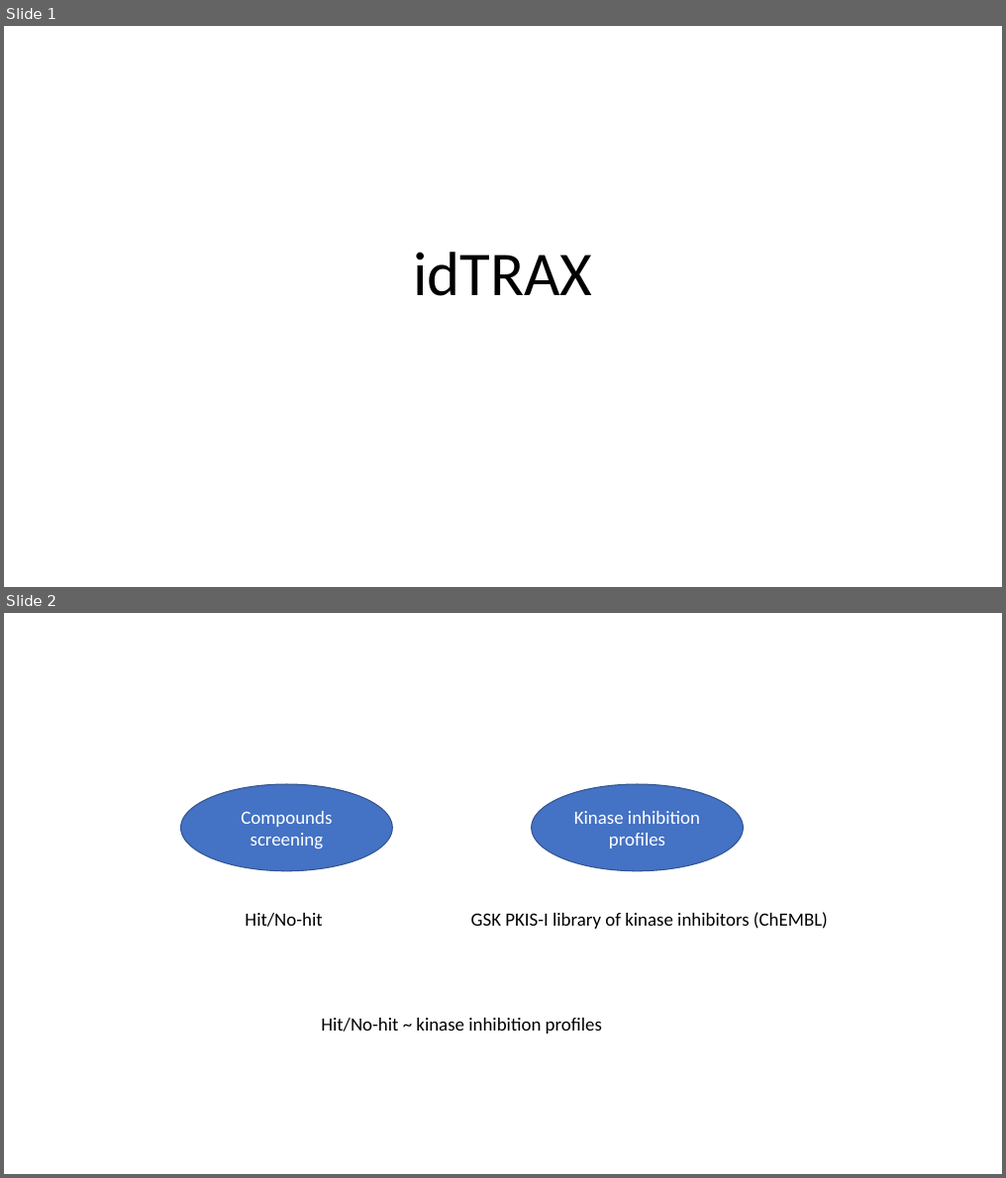
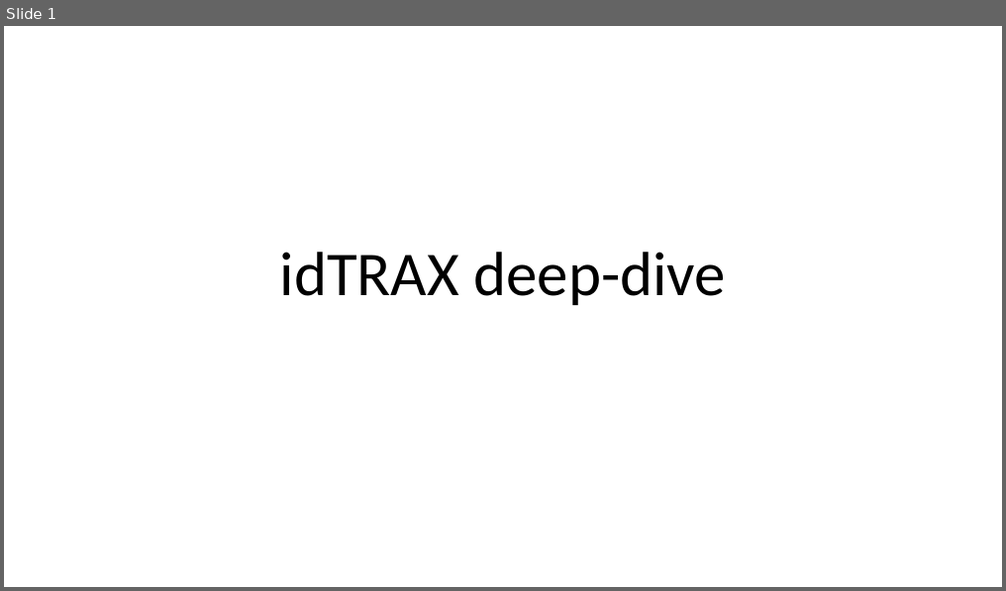
Before and after one commit to xulong82/idTRAX, a slide deck: idTRAX.pptx. Shown one above the other, each under a label of ours: slides 1 and 2 before the commit, slide 1 after it. The pictures are 1006x1178 and 1006x591 pixels, drawn with LibreOffice and Linux fonts; fonts in the diff are those of the drawing. Boxes give left, top, right and bottom in pixels: in the first picture for what was removed or moved away, otherwise in the second. Text is boxed around its words. In the diff, an @@ line names an element or a change of style, - is before the commit and + after.

Commit message:
Aug 8, 2019
idTRAX deep-dive round 1

```diff
--- a/idTRAX.pptx
+++ b/idTRAX.pptx
@@ slide 2 removed at box(4, 613, 1002, 1174), background #FFFFFF @@
@@ ellipse removed at box(180, 784, 392, 871) @@
-Compounds screening
@@ ellipse removed at box(532, 784, 744, 871) @@
-Kinase inhibition profiles
@@ text removed at box(245, 913, 322, 927) @@
-Hit/No-hit
@@ text removed at box(471, 912, 828, 929) @@
-GSK PKIS-I library of kinase inhibitors (ChEMBL)
@@ text removed at box(321, 1018, 602, 1034) @@
-Hit/No-hit ~ kinase inhibition profiles
@@ slide 1 changed as well @@
@@ title at box(280, 252, 726, 305): text changed @@
-idTRAX
+idTRAX deep-dive
```
Also in this commit, not shown: 3 slides added, 4 other files.
